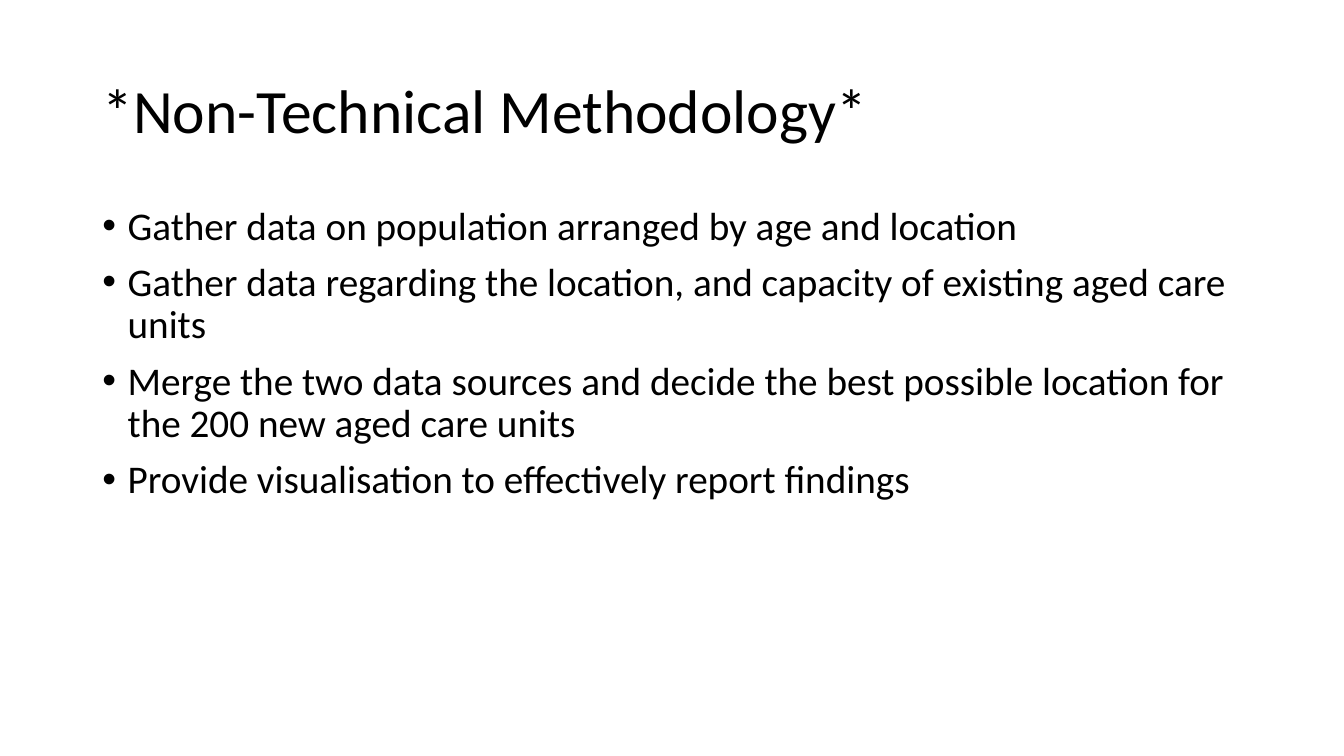
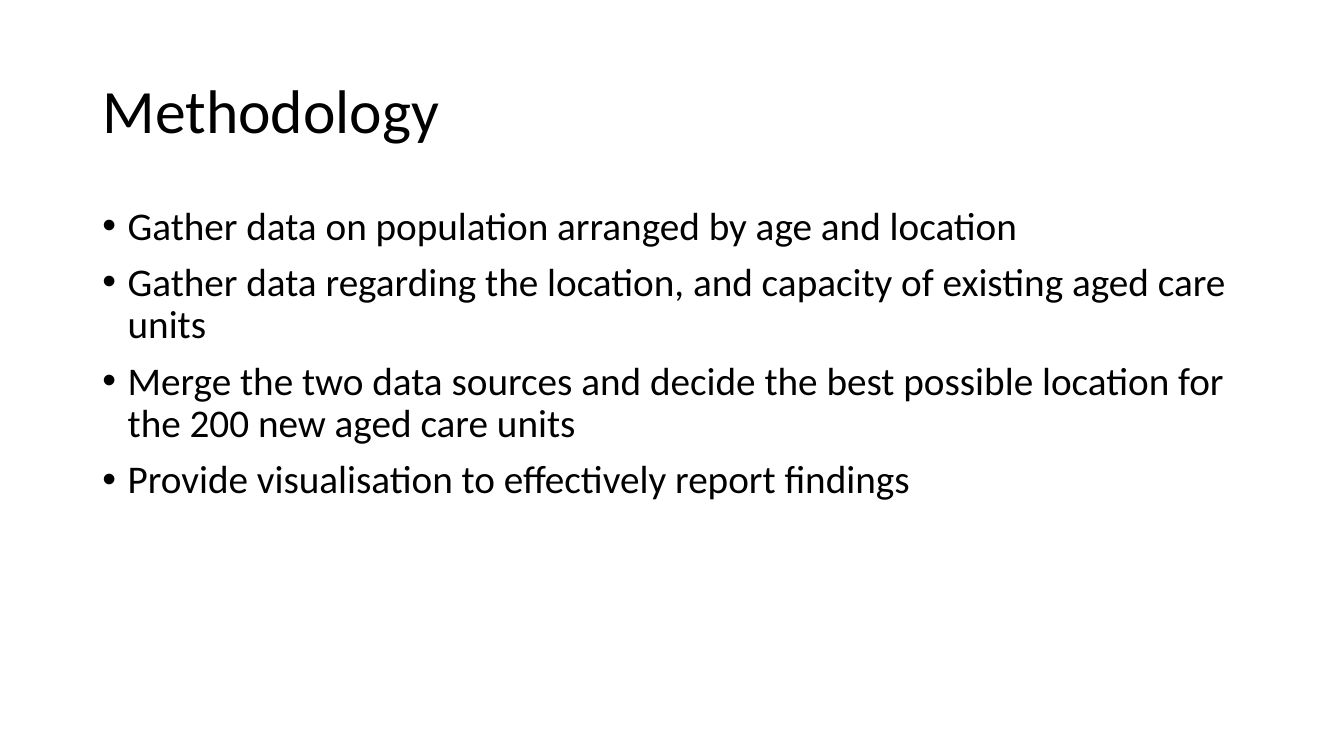
Before and after one commit to vdencarnacion/probset, a slide deck: slide 3 of final_presentation.pptx. Drawn at 1344x756 pixels with LibreOffice and Linux fonts; fonts in the diff are those of the drawing. Boxes give left, top, right and bottom in pixels: in the first picture for what was removed or moved away, otherwise in the second. Text is boxed around its words. In the diff, an @@ line names an element or a change of style, - is before the commit and + after.

```diff
--- a/final_presentation.pptx
+++ b/final_presentation.pptx
@@ title at box(102, 90, 439, 144): text changed @@
-*Non-Technical Methodology*
+Methodology
```
Also in this commit, not shown: 3 other slides changed, 1 other file.
